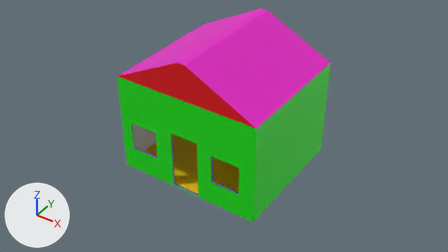
One commit to the Blender file SDL2_stuff/3DGraphics/.work/3d models/building1.blend: the scene before it, then after it.
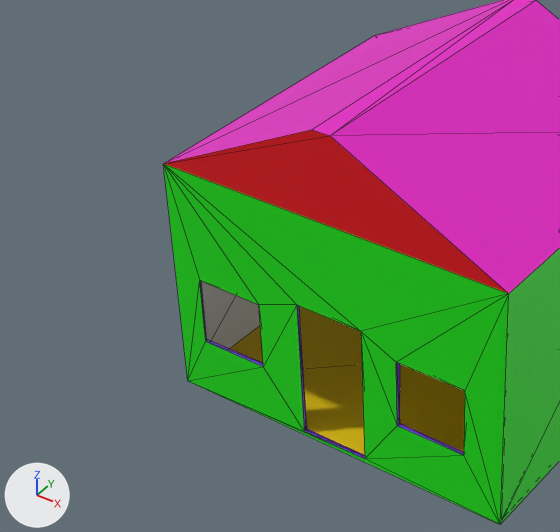
There are two pictures of each version: one from the file's camera 'Camera', one close up on the part from 11% to 62% of the width and 4% to 89% of the height. The lights are fixed; the arrows at lower left show +X, +Y and +Z. The older version's two pictures come first. The close-ups show mesh edges as thin lines.
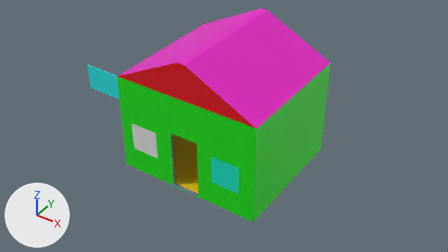
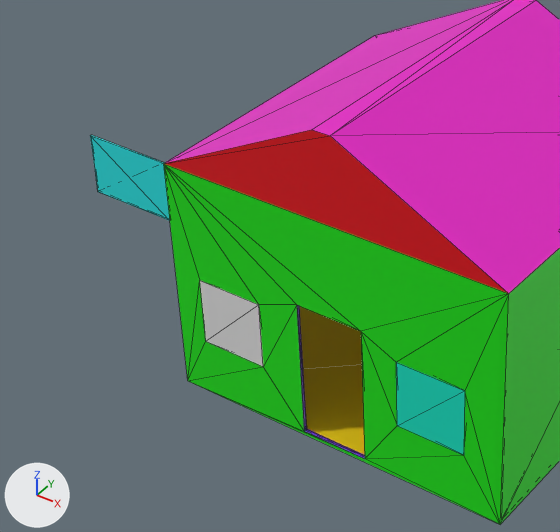
Pixel boxes (x1, y1, x2, y2) of what changed, in the close-ups (560 x 532 px):
'Cube', reshaped
    before: (164, 0, 560, 524)
    after: (90, 0, 560, 524)
part 1 of me_cube_001, built on
    before: (164, 167, 200, 379)
    after: (90, 135, 465, 455)

The edits, one by one:
Material 'SBX_39T' (mat_sbx_39t) is new.
Its base color is (0.0, 0.8, 0.576) (cyan #00e7c8).
Material 'SBX_39ET' (mat_sbx_39et) is new.
Its base color is (0.0155, 0.8, 0.8) (cyan #21e7e7).
Material 'SBX_39T30' (mat_sbx_39t30) is new.
Its base color is (0.8, 0.8, 0.8) (white #e7e7e7).
me_cube_001 is used by ob_cube; location (0.0, 0.0, 0.0).
me_cube_001 had 48 vertices, 100 faces and spanned x -1.0..1.01, y -0.9..0.88, z 0.0..1.84.
me_cube_001 now has 55 vertices, 119 faces and spans x -1.5..1.01, y -0.9..0.88, z 0.0..1.84.
Part 1, on me_cube_001:
2 faces are deleted.
7 vertices are added at x -1.5..-1.0, y -0.9..-0.89, z 1.03..1.36.
3 new faces join them, mat_sbx_35 (green #13e70a).
4 new faces join them, mat_sbx_39t30 (white #e7e7e7).
4 new faces join them, mat_sbx_39t (cyan #00e7c8).
10 new faces join them, mat_sbx_39et (cyan #21e7e7).
me_cube_001 gains material mat_sbx_39t (cyan #00e7c8).
me_cube_001 gains material mat_sbx_39t30 (white #e7e7e7).
me_cube_001 gains material mat_sbx_39et (cyan #21e7e7).
